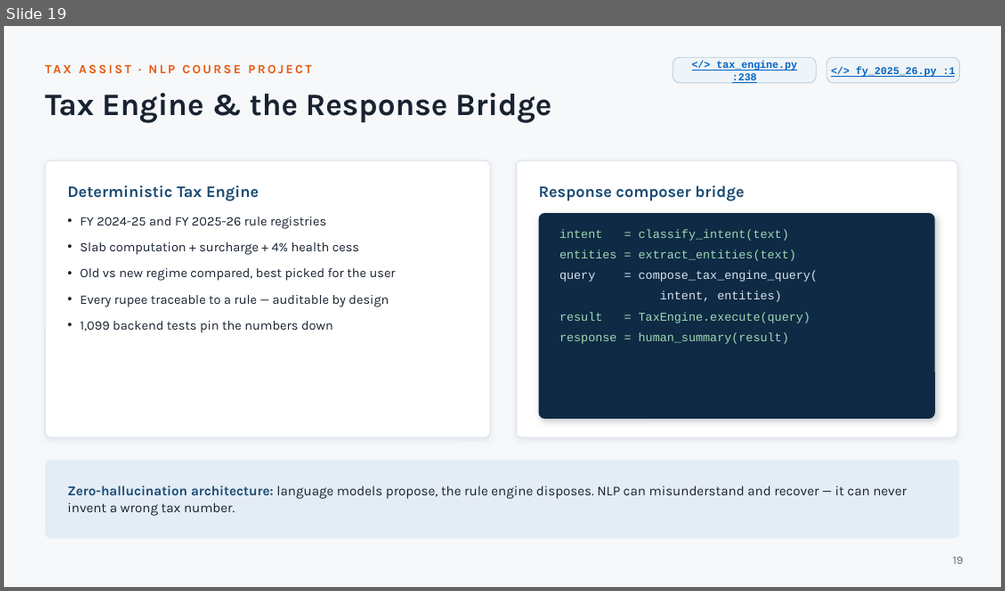
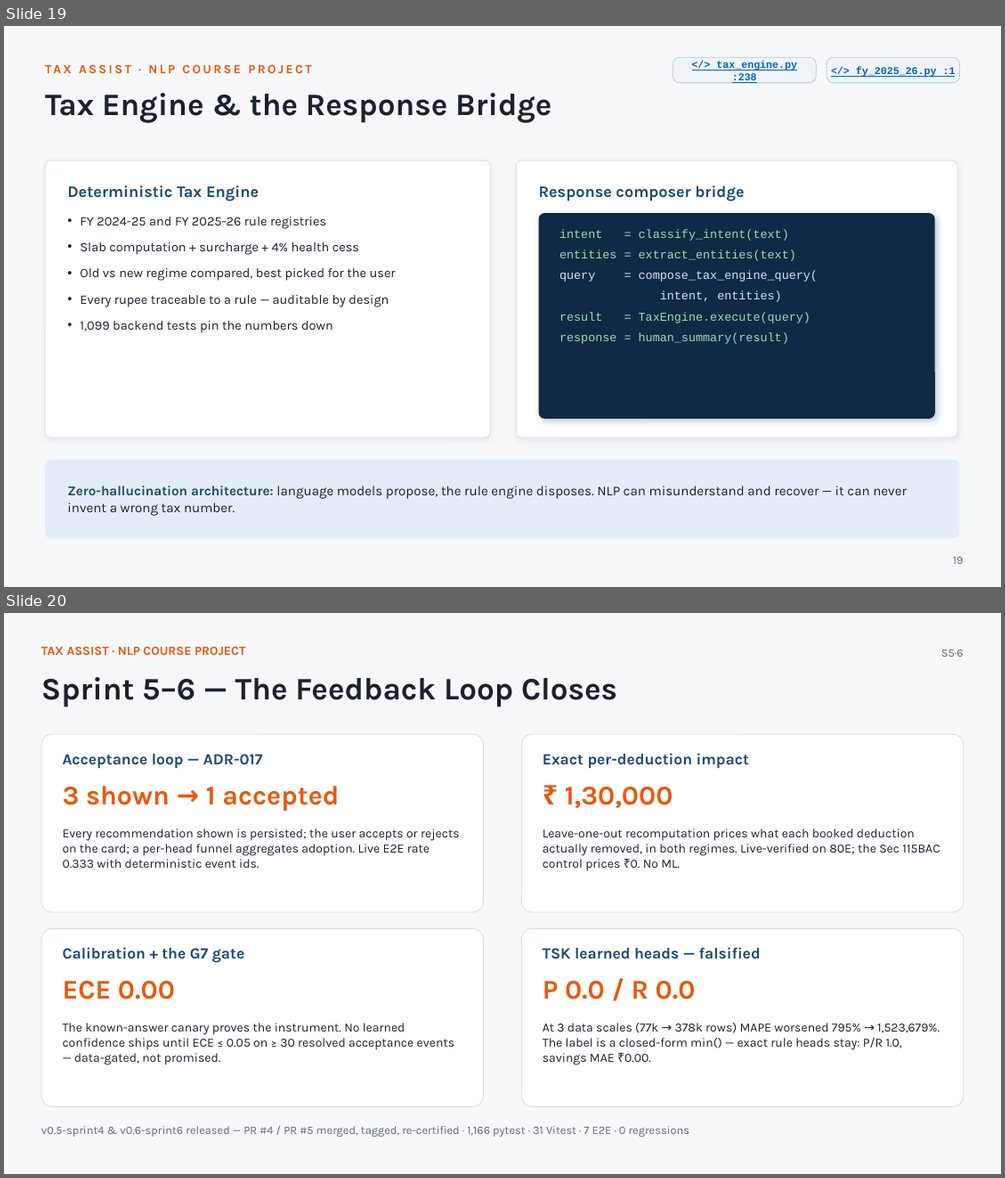
Before and after one commit to Jayant1711/Tax_Assist-system, a slide deck: TaxAssist_NLP_Final_Presentation.pptx. Shown one above the other, each under a label of ours: slide 19 before the commit, slides 19 and 20 after it. The pictures are 1005x591 and 1005x1178 pixels, drawn with LibreOffice and Linux fonts; fonts in the diff are those of the drawing. Boxes give left, top, right and bottom in pixels: in the first picture for what was removed or moved away, otherwise in the second. Text is boxed around its words. In the diff, an @@ line names an element or a change of style, - is before the commit and + after.

Commit message:
docs: IEEE-format research report (docs/paper, humanized, reader-agnostic) + deck refresh
- paper: 5pp IEEEtran, no sprint mentions, first-person voice, tax-domain
  primer, ANFIS repositioned as future explainable CA layer (Section VIII),
  author block with CSE472 + GitHub link
- deck: 22 slides, metrics updated (1,204 tests, 17 endpoints), new Sprint
  5-6 feedback-loop slide, roadmap refreshed

```diff
--- a/TaxAssist_NLP_Final_Presentation.pptx
+++ b/TaxAssist_NLP_Final_Presentation.pptx
@@ slide 20 added at box(4, 613, 1001, 1174), background #F6F8FA @@
@@ text added at box(41, 646, 245, 656), 12 pt, text #E8590C, bold @@
+TAX ASSIST · NLP COURSE PROJECT
@@ text added at box(941, 649, 963, 657), 11 pt, text #5D6C7B @@
+S5·6
@@ text added at box(41, 677, 617, 707), 30 pt, text #182230, bold @@
+Sprint 5–6 — The Feedback Loop Closes
@@ rounded rectangle added at box(41, 734, 484, 912), fill #FFFFFF, outline #D8DEE6 0.75 pt @@
@@ rounded rectangle added at box(521, 734, 963, 912), fill #FFFFFF, outline #D8DEE6 0.75 pt @@
@@ text added at box(63, 754, 263, 768), 15 pt, text #1A4A73, bold @@
+Acceptance loop — ADR-017
@@ text added at box(542, 753, 749, 768), 15 pt, text #1A4A73, bold @@
+Exact per-deduction impact
@@ text added at box(63, 786, 339, 811), 26 pt, text #E8590C, bold @@
+3 shown → 1 accepted
@@ text added at box(565, 787, 673, 808), 26 pt, text #E8590C, bold @@
+₹ 1,30,000
@@ text added at box(63, 828, 460, 868), 12 pt, text #182230 @@
+Every recommendation shown is persisted; the user accepts or rejects on the card; a per-head funnel aggregates adoption. Live E2E rate 0.333 with deterministic event ids.
@@ text added at box(542, 828, 939, 871), 12 pt, text #182230 @@
+Leave-one-out recomputation prices what each booked deduction actually removed, in both regimes. Live-verified on 80E; the Sec 115BAC control prices ₹0. No ML.
@@ rounded rectangle added at box(41, 929, 484, 1107), fill #FFFFFF, outline #D8DEE6 0.75 pt @@
@@ rounded rectangle added at box(521, 929, 963, 1107), fill #FFFFFF, outline #D8DEE6 0.75 pt @@
@@ text added at box(63, 947, 245, 963), 15 pt, text #1A4A73, bold @@
+Calibration + the G7 gate
@@ text added at box(542, 947, 760, 959), 15 pt, text #1A4A73, bold @@
+TSK learned heads — falsified
@@ text added at box(63, 981, 175, 999), 26 pt, text #E8590C, bold @@
+ECE 0.00
@@ text added at box(542, 981, 696, 999), 26 pt, text #E8590C, bold @@
+P 0.0 / R 0.0
@@ text added at box(63, 1022, 454, 1065), 12 pt, text #182230 @@
+The known-answer canary proves the instrument. No learned confidence ships until ECE ≤ 0.05 on ≥ 30 resolved acceptance events — data-gated, not promised.
@@ text added at box(542, 1022, 939, 1065), 12 pt, text #182230 @@
+At 3 data scales (77k → 378k rows) MAPE worsened 795% → 1,523,679%. The label is a closed-form min() — exact rule heads stay: P/R 1.0, savings MAE ₹0.00.
@@ text added at box(41, 1126, 690, 1136), 11 pt, text #5D6C7B @@
+v0.5-sprint4 & v0.6-sprint6 released — PR #4 / PR #5 merged, tagged, re-certified · 1,166 pytest · 31 Vitest · 7 E2E · 0 regressions
```
Also in this commit, not shown: 5 slides changed, 4 other files.
